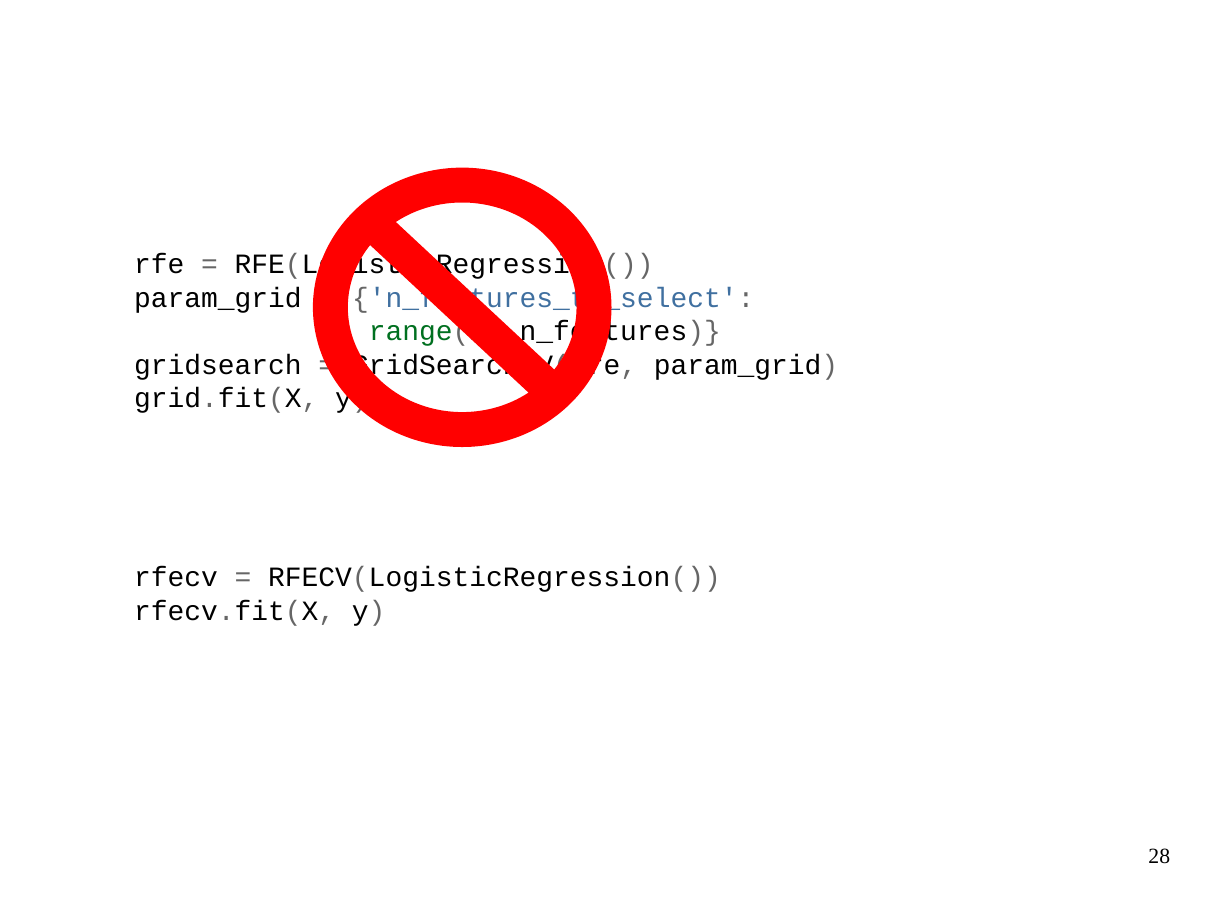
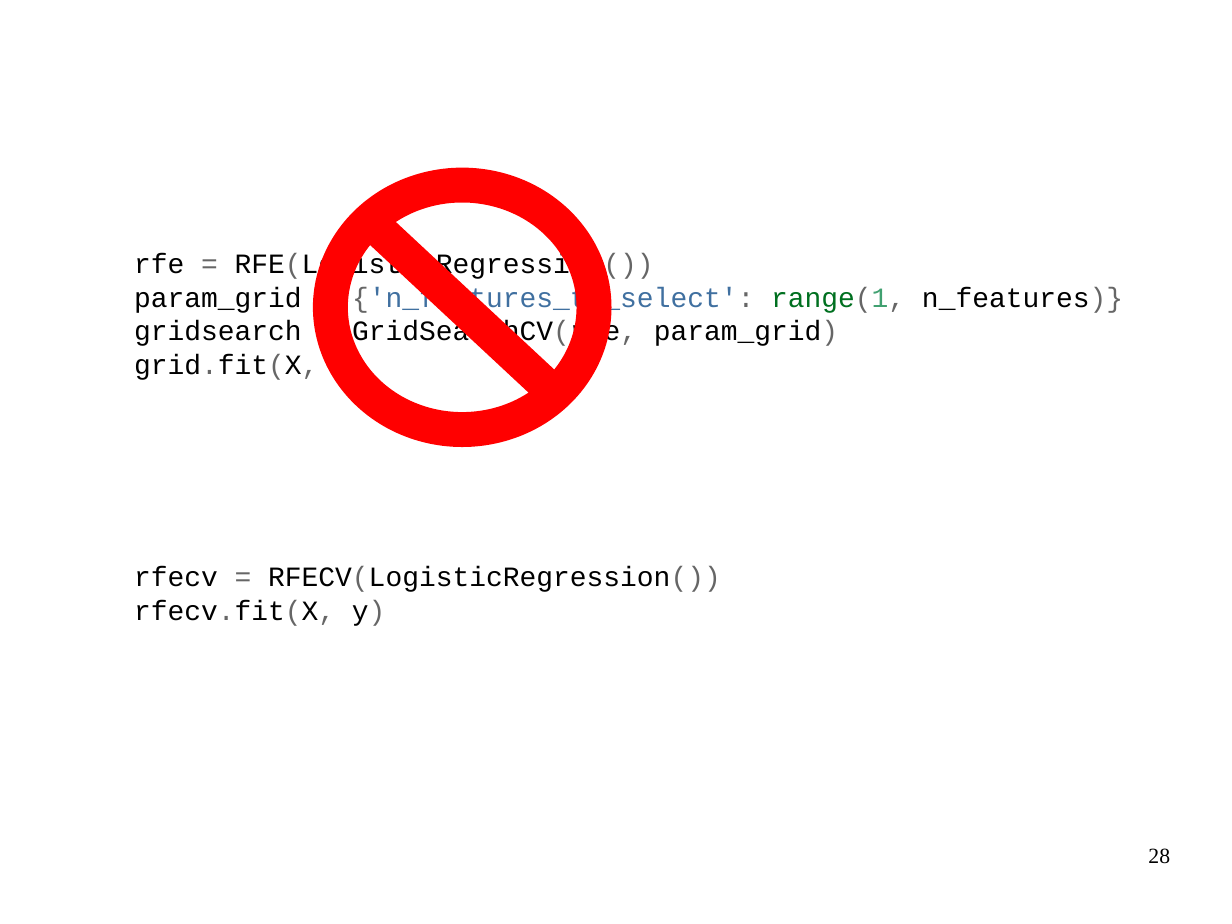
Before and after one commit to amueller/talks_odt, a slide deck: slide 28 of nyc-open-data-2015-andvanced-sklearn.odp. Drawn at 1232x924 pixels with LibreOffice and Linux fonts; fonts in the diff are those of the drawing. Boxes give left, top, right and bottom in pixels: in the first picture for what was removed or moved away, otherwise in the second. Text is boxed around its words. In the diff, an @@ line names an element or a change of style, - is before the commit and + after.

```diff
--- a/nyc-open-data-2015-andvanced-sklearn.odp
+++ b/nyc-open-data-2015-andvanced-sklearn.odp
@@ text at (x1=134, y1=287, x2=1123, y2=315): text changed @@
-param_grid = {'n_features_to_select':
-range(1, n_features)}
+param_grid = {'n_features_to_select': range(1, n_features)}
```
Also in this commit, not shown: 5 other slides changed.
